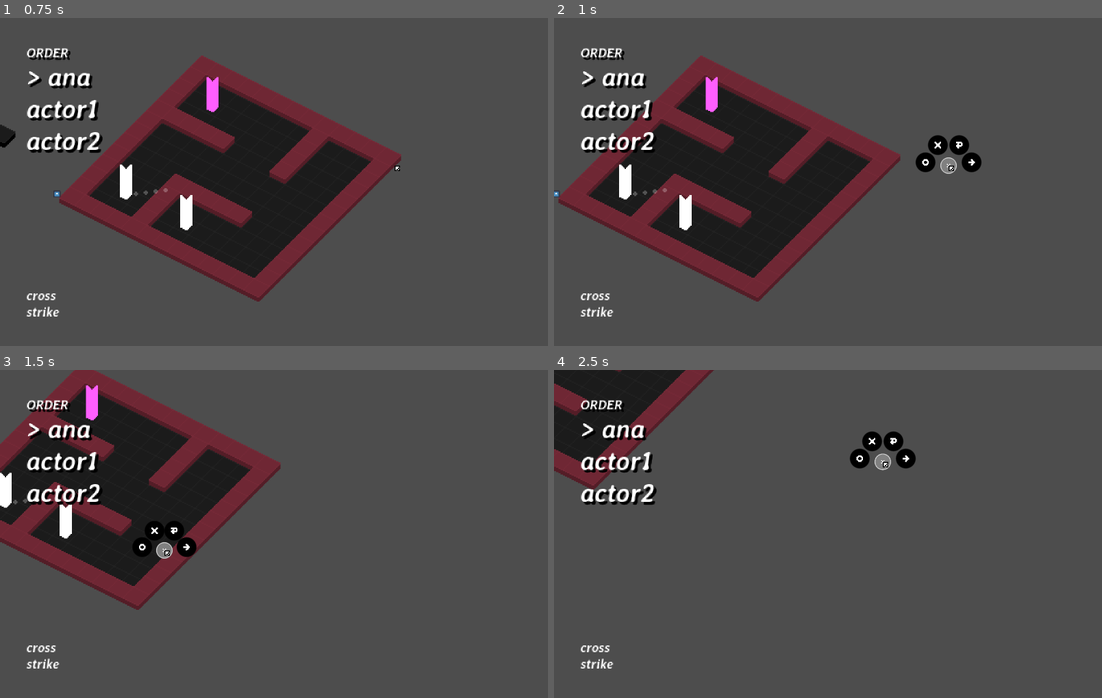
Above: before the commit, frames 1-4 (two rows, left to right).
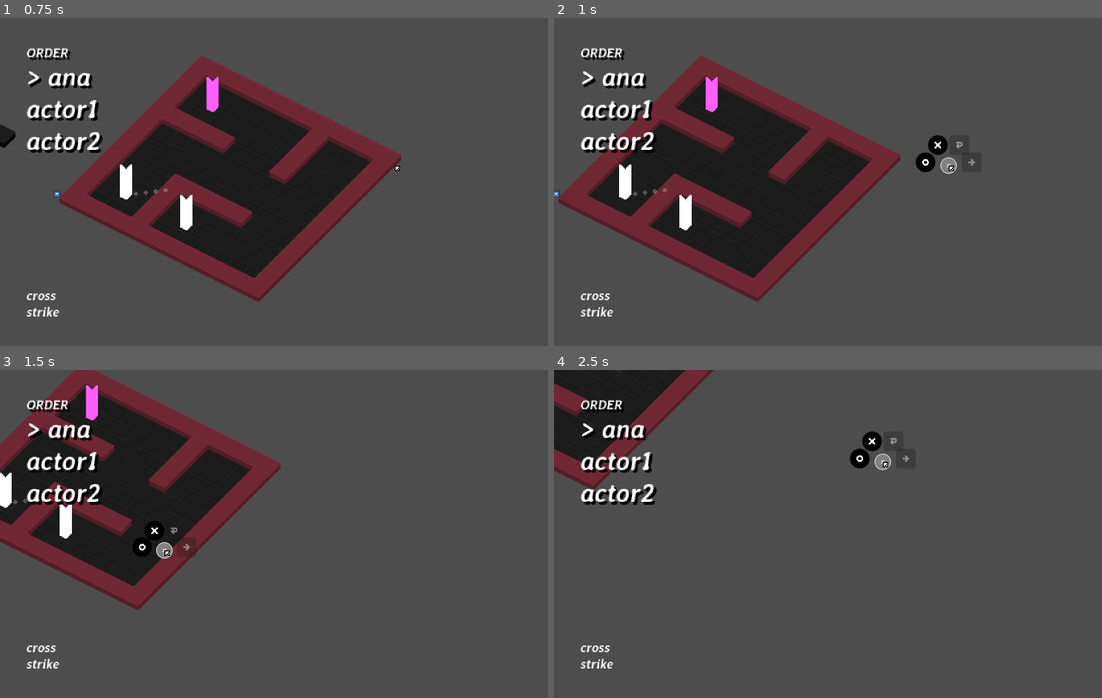
Above: after the commit, the same moments.

Repository: webcatzz/bd
Game: Godot game, scene res://scenes/main.tscn
Same seed, same stepped clock (60 frames per second), same inputs: the game is played once before the commit and once after it. The engine's default icon, where the game draws it, is replaced by a stand-in: a white triangle on a blue panel in a dark square.
Inputs (mouse positions are in pixels of both pictures, inside the frame that each line leads up to):
- Up to frame 1 (0.75 s): tap Enter at 0.5 s; move the mouse to (394, 165) at 0.52 s; press the mouse at (394, 165) at 0.53 s; hold D (move_right) from 0.53 s (still down)
- Up to frame 2 (1 s): keep holding D (move_right); right-click (948, 165) at 0.8 s
- Up to frame 3 (1.5 s): move the mouse to (164, 550) at 1.27 s; release D (move_right) at 1.28 s; release the mouse at (164, 550) at 1.28 s; hold S (move_down) from 1.28 s (still down); right-click (164, 550) at 1.35 s
- Up to frame 4 (2.5 s): click (718, 550) at 1.55 s; move the mouse to (882, 461) at 2.02 s; release S (move_down) at 2.03 s; press the mouse at (882, 461) at 2.03 s; hold D (move_right) from 2.03 s (still down); right-click (882, 461) at 2.3 s

Frame 1 is identical in both runs. In frame 2, 0.3% of the frame differs, in the area x 72-78%, y 35-48%; in frame 3, 0.3%; in frame 4, 0.3%, in the area x 60-66%, y 18-30%.

Commit message:
radial menu items can now be disabled

Diff:
--- a/scenes/actor/player.gd
+++ b/scenes/actor/player.gd
@@ -25,8 +25,8 @@
 		var menu: RadialMenu = Game.cursor.open_menu()
 		menu.add_item("Cross", Lib.get_icon(Vector2i(1, 0)), _set_action_mode.bind(Action.Type.MOVE))
 		menu.add_item("Strike", Lib.get_icon((Vector2i(2, 0))), _set_action_mode.bind(Action.Type.HIT))
-		menu.add_item("Clear path", Lib.get_icon((Vector2i(3, 0))), clear_path)
-		menu.add_item("End turn", Lib.get_icon((Vector2i(4, 0))), end_turn)
+		menu.add_item("Clear path", Lib.get_icon((Vector2i(3, 0))), clear_path, path.size() <= 1)
+		menu.add_item("End turn", Lib.get_icon((Vector2i(4, 0))), end_turn, path.size() <= 1)
 	elif hover_action:
 		if event is InputEventMouseMotion:
 			update_hover_action()
--- a/scenes/ui/radial_menu/radial_menu.gd
+++ b/scenes/ui/radial_menu/radial_menu.gd
@@ -16,11 +16,12 @@
 
 # items
 
-func add_item(text: String, icon: Texture2D, callback: Callable = print.bind(text)) -> void:
-	var item: Control = preload("res://scenes/ui/radial_menu/radial_menu_item.tscn").instantiate()
+func add_item(text: String, icon: Texture2D, callback: Callable = print.bind(text), disabled: bool = false) -> void:
+	var item: Button = preload("res://scenes/ui/radial_menu/radial_menu_item.tscn").instantiate()
 	item.position = (size - item.size) * 0.5
 	#item.text = text
 	item.icon = icon
+	item.disabled = disabled
 	item.pressed.connect(callback)
 	item.pressed.connect(queue_free)
 	add_child(item)
